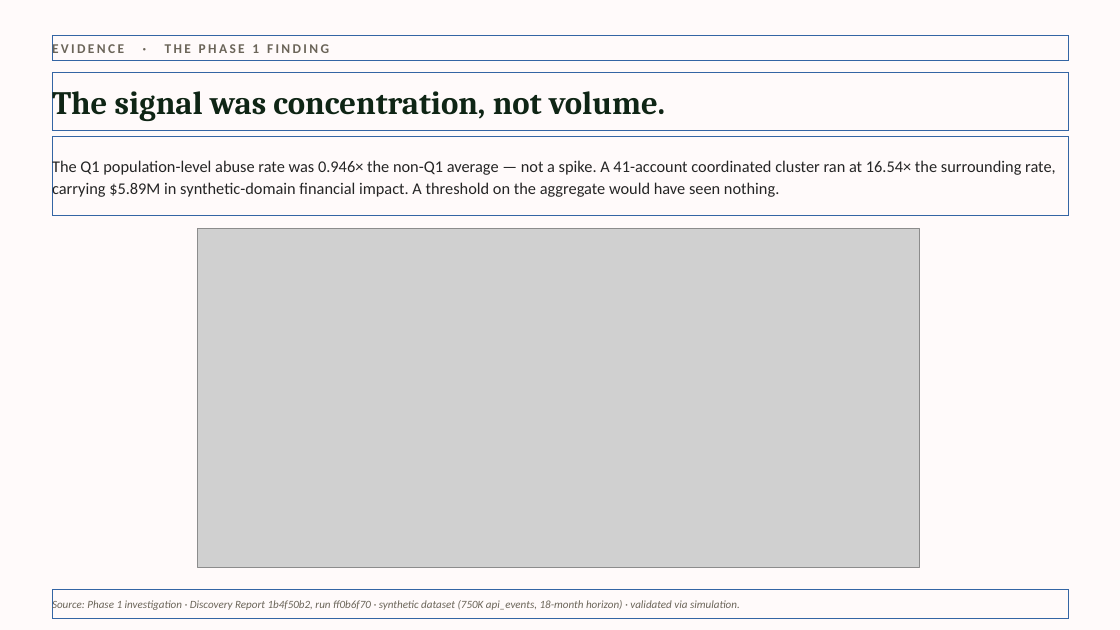
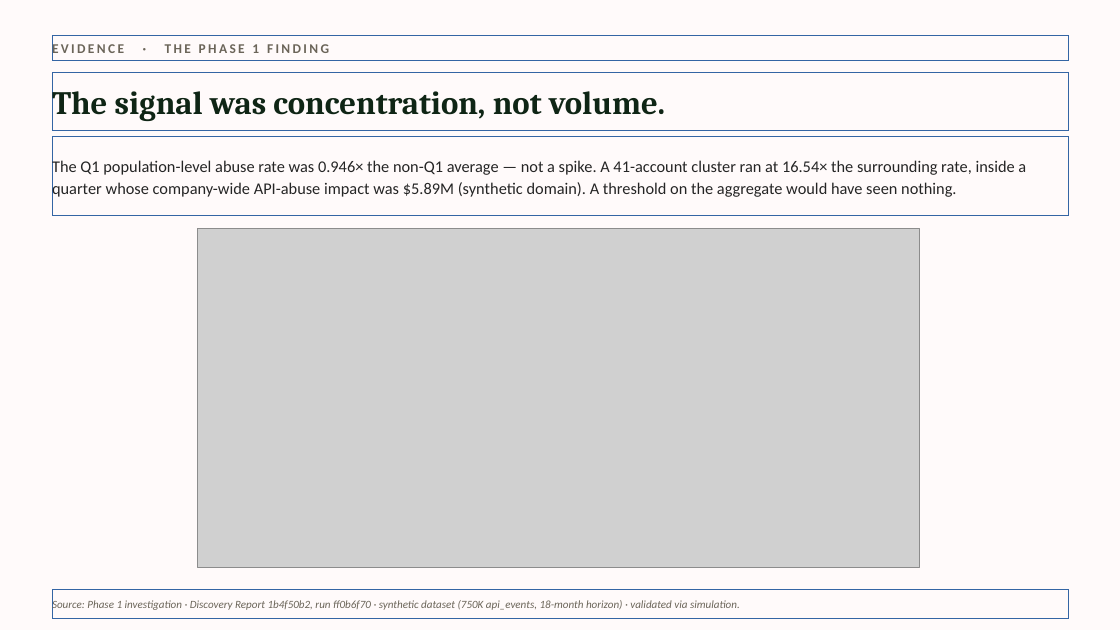
Before and after one commit to l-mota/maldros-analytics-system, a slide deck: slide 3 of case-study/maldros_case_study_deck.pptx. Drawn at 1120x630 pixels with LibreOffice and Linux fonts; fonts in the diff are those of the drawing; grey boxes stand for pictures. Boxes give left, top, right and bottom in pixels: in the first picture for what was removed or moved away, otherwise in the second. Text is boxed around its words. In the diff, an @@ line names an element or a change of style, - is before the commit and + after.

```diff
--- a/case-study/maldros_case_study_deck.pptx
+++ b/case-study/maldros_case_study_deck.pptx
@@ text at <box>52,159,1026,199</box>: text changed @@
-The Q1 population-level abuse rate was 0.946× the non-Q1 average — not a spike. A 41-account coordinated cluster ran at 16.54× the surrounding rate, carrying $5.89M in synthetic-domain financial impact. A threshold on the aggregate would have seen nothing.
+The Q1 population-level abuse rate was 0.946× the non-Q1 average — not a spike. A 41-account cluster ran at 16.54× the surrounding rate, inside a quarter whose company-wide API-abuse impact was $5.89M (synthetic domain). A threshold on the aggregate would have seen nothing.
```
Also in this commit, not shown: 1 other slide changed, 5 other files.
